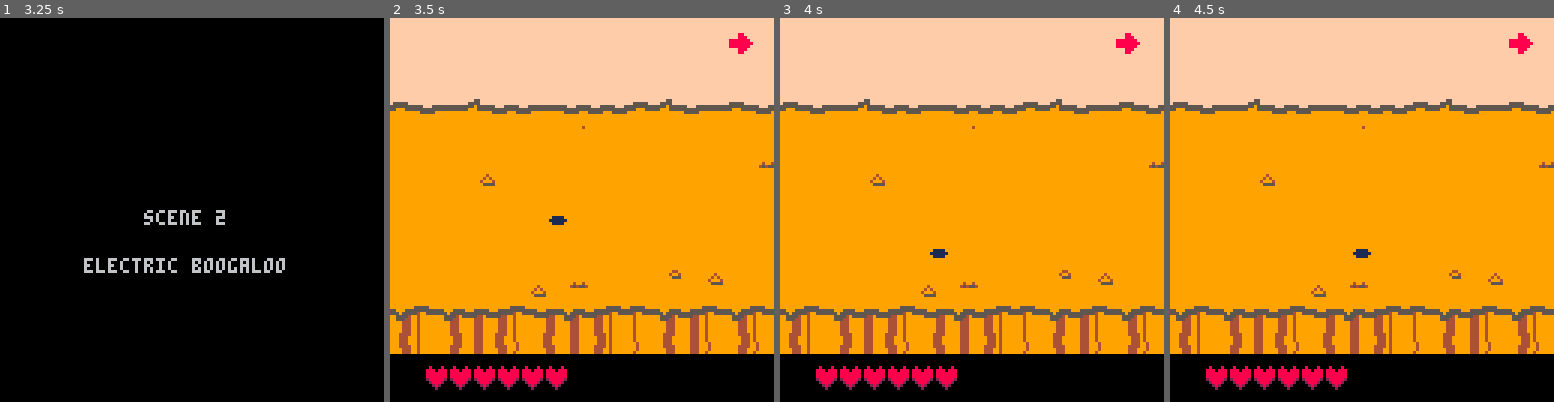
Above: before the commit, frames 1-4 (left to right).
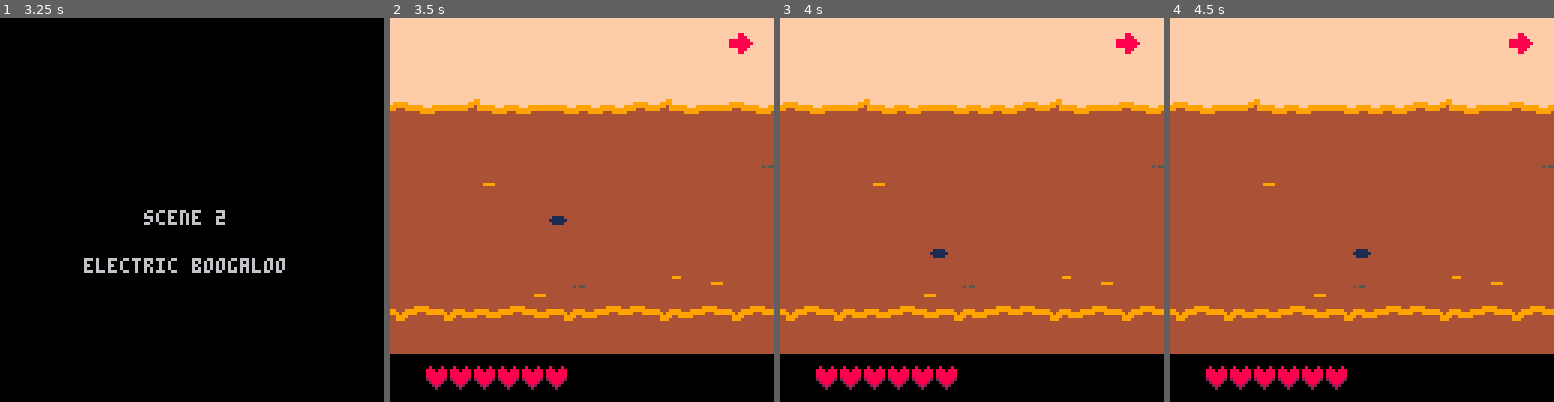
Above: after the commit, the same moments.

Repository: akbiggs/Scuffle
Game: PICO-8 cartridge scuffle.p8
The game is run twice, just before and just after one commit, with the same random seed, the same clock (stepped at 60 frames per second) and the same inputs.
Inputs:
- Up to frame 1 (3.25 s): tap X (X key) at 0.33, 1.07, 1.85, 2.97 s; tap O (Z key) at 0.7, 1.7, 2.1, 2.5, 2.9 s; hold Right 1.6-2.1 s; hold Up 2.15-2.42 s; hold Right 2.47-3.03 s; hold Left from 3.08 s (still down)
- Up to frame 2 (3.5 s): keep holding Left; tap O (Z key) at 3.3 s
- Up to frame 3 (4 s): release Left at 3.58 s; hold Down 3.63-3.97 s; tap O (Z key) at 3.7 s
- Up to frame 4 (4.5 s): hold Right from 4.02 s (still down); tap X (X key) at 4.08 s; tap O (Z key) at 4.1 s

Frame 1 is identical in both runs. In frame 2, 62% of the frame differs, in the area x 0-100%, y 21-88%; in frame 3, 62%; in frame 4, 62%.

Commit message:
Add spike sprites

Diff:
--- a/scuffle.p8
+++ b/scuffle.p8
@@ -1205,6 +1205,84 @@
 	         flip_x, flip_y)
     end
   end
+end
+
+-- spikes
+-- a spike is an ememy that
+-- fires a bullet in-place with
+-- no velocity sporadically
+
+local spike = class.build()
+
+-- i use the frame where the
+-- spikes are out as the frame
+-- to create the bullet
+spike.damaging_sprid = 16
+spike.damaging_time = 20
+
+-- offset is a timing offset
+-- that you can use to make
+-- waves of spikes
+function spike:_init(
+    pos, offset)
+  if offset == nil
+  then
+    offset = 0
+  end
+
+  self.pos = pos
+
+  self.anim = anim_chain({
+    anim(20, 20, false, 100),
+    anim(18, 18, false, 40),
+    anim(16, 16, false,
+         spike.damaging_time),
+  }, --[[is_loop=]]true)
+
+  -- offset spike timing by
+  -- pushing the animation
+  -- forward
+  for i=0,offset
+  do
+    self.anim:update()
+  end
+
+  -- a pile of hacks to make
+  -- the spikes not crash the
+  -- game as enemies
+  self.life = 30000
+  self.invuln_cooldown = 30000
+  self.hitstun_cooldown = 30000
+end
+
+function spike:update(
+    player, bullets)
+  local old_sprid =
+      self.anim.sprid
+  self.anim:update()
+  if old_sprid !=
+     spike.damaging_sprid and
+     self.anim.sprid ==
+     spike.damaging_sprid
+  then
+    -- create an invisible
+    -- bullet that lasts as long
+    -- as the spikes-out anim
+    add(bullets,
+        bullet(
+          -- invisible
+          anim_single(9),
+          self.pos,
+          vec(0, 0),
+          spike.damaging_time,
+          --[[is_enemy=]]true,
+          --[[left=]]false))
+  end
+end
+
+function spike:draw()
+  spr(self.anim.sprid,
+      self.pos.x, self.pos.y)
 end
 
 -- enemy waves
@@ -1729,6 +1807,44 @@
       imp(vec(5, -20)),
       imp(vec(112, 145)),
     }),
+    wave(70, {
+      walker(vec(10, 40)),
+      walker(vec(15, 55)),
+      walker(vec(8, 75)),
+      walker(vec(112, 48)),
+      walker(vec(120, 65)),
+    }),
+    wave(100, {
+      seeker(vec(140, -30)),
+      seeker(vec(10, 140)),
+    }),
+    wave(0, {
+      spike(vec(248, 32)),
+      spike(vec(248, 40)),
+      spike(vec(248, 48)),
+      spike(vec(248, 56)),
+      spike(vec(248, 64)),
+      spike(vec(248, 72)),
+      spike(vec(248, 80)),
+
+      spike(vec(272, 32)),
+      spike(vec(272, 40)),
+      spike(vec(272, 48)),
+      spike(vec(272, 56)),
+      spike(vec(272, 64)),
+      spike(vec(272, 72)),
+      spike(vec(272, 80)),
+
+      spike(vec(296, 32)),
+      spike(vec(296, 40)),
+      spike(vec(296, 48)),
+      spike(vec(296, 56)),
+      spike(vec(296, 64)),
+      spike(vec(296, 72)),
+      spike(vec(296, 80)),
+    }, {
+      lock_cam=false,
+    }),
   }
 end
 
@@ -1747,8 +1863,8 @@
   then
     -- shades of red
     return {
-      ground=9,
-      outline=5,
+      ground=4,
+      outline=9,
       crack=4,
       sky=15,
     }
@@ -2180,14 +2296,14 @@
 00700700eecccceeeecccceeeeeeeeeeeeeeeeee0011110001111110028882000000000000000000000000000000000000000000000000000000900088888880
 00000000eecccceeecccccceeeeeeeeeeeeeeeee0111111011111111002820000000000000000000000000000000000000000000000000000000999900088800
 00000000eeceeceeeeeeeeeeeeeeeeeeeeeeeeee0011110001111110000200000000000000000000000000000000000000000000000000000000000000088000
-00000000000000000000000000000000000000000000000000000000000000000000000000000000000000000000000000000000000000000000000008000800
-08888880000000000000000000000000000000000000000000000000000000000000000000000000000000000022220000222200000000000000000088808880
-00000000088888800000000000000000000000000000000000000000000000000000000000000000000000000288882002222220000220000000222088888880
-000000000000000008888880000000000000000000000000000000000000000000000000000000000000000028a66a8222222222002882000002882088888880
-000000000000000000000000088888800000000000000000000000000000000000000000000000000000000028a66a8222288222002882000002822028888820
-00000000000000000000000000000000000000000000000000000000000000000000000000000000000000000288882002222220000220000028200002888200
-00000000000000000000000000000000088888800000000000000000000000000000000000000000000000000022220000222200000000000022000000282000
-00000000000000000000000000000000000000000000000000000000000000000000000000000000000000000000000000000000000000000000000000020000
+0000000000000000000000000000000000000000eeeeeeeeeeeeeeee000000000000000000000000000000000000000000000000000000000000000008000800
+0888888000000000000000000000000000000000eeeeeeeee7eee7ee000000000000000000000000000000000022220000222200000000000000000088808880
+0000000008888880000000000000000000000000eeeeeeeee76ee76e000000000000000000000000000000000288882002222220000220000000222088888880
+0000000000000000088888800000000000000000e00ee00ee00ee00e0000000000000000000000000000000028a66a8222222222002882000002882088888880
+0000000000000000000000000888888000000000eeeeeeeeeeeeeeee0000000000000000000000000000000028a66a8222288222002882000002822028888820
+0000000000000000000000000000000000000000eeeeeeeee7eee7ee000000000000000000000000000000000288882002222220000220000028200002888200
+0000000000000000000000000000000008888880eeeeeeeee76ee76e000000000000000000000000000000000022220000222200000000000022000000282000
+0000000000000000000000000000000000000000e00ee00ee00ee00e000000000000000000000000000000000000000000000000000000000000000000020000
 dddddddddddddddd11111ddd02500000250000002dd2100001100000002000000220000000000000000000000000000000000000000000000000000000000000
 1ddd111111ddd111111111110250000025000000022100001551000002d200002dd2000000000000000000000000000000000000000000000000000000000000
 11111111111d111112dd1111250000000250000005510000055000002ddd20000111000000000000000000000000000000000000000000000000000000000000
